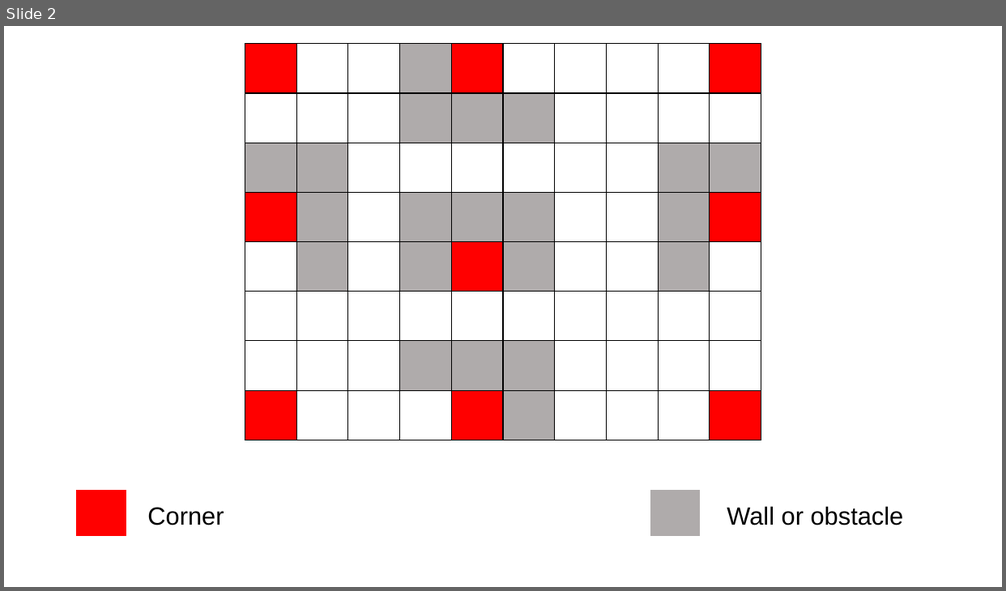
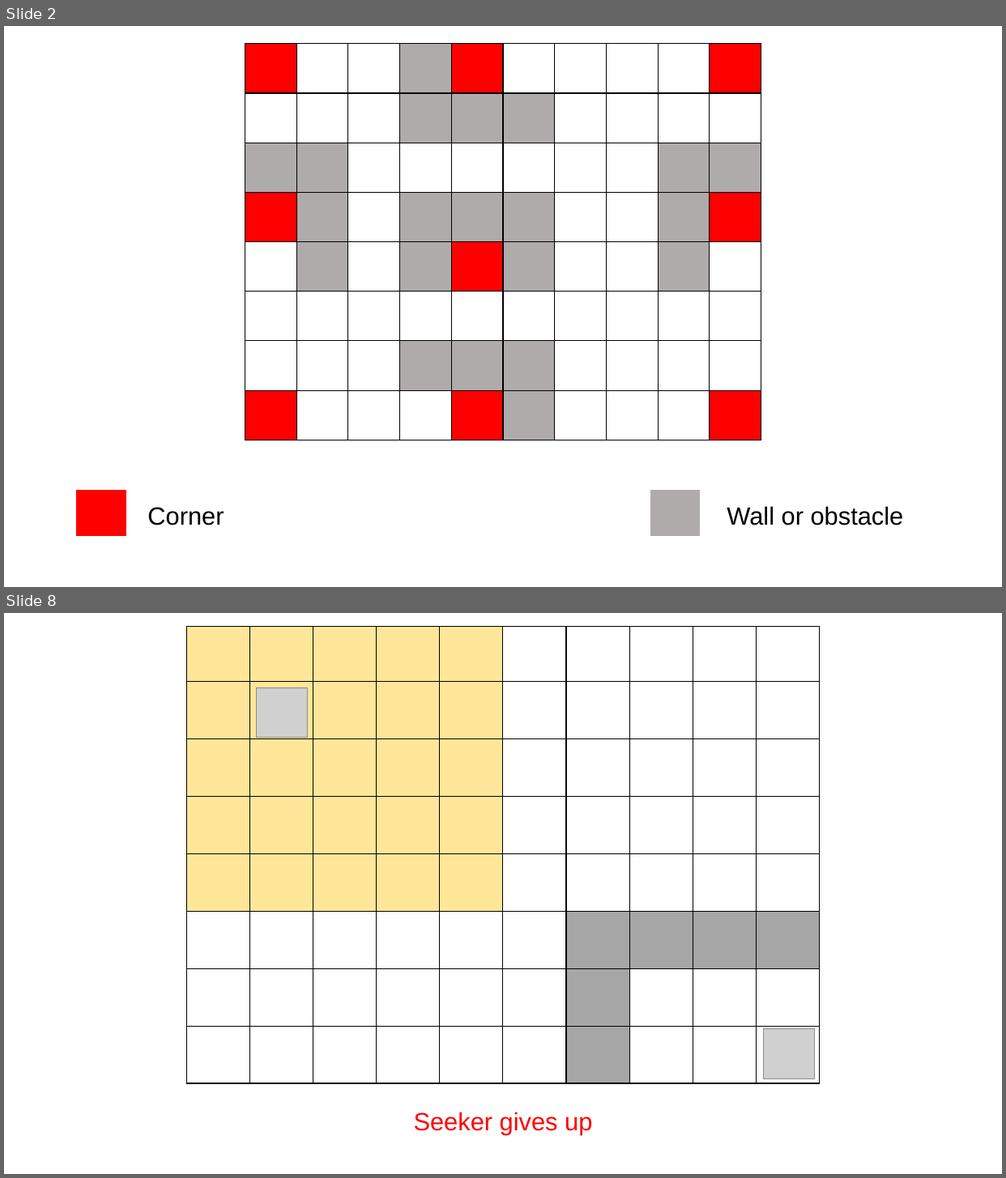
Before and after one commit to Namronaldo08102004/Project01-Hide-and-Seek, a slide deck: Demonstration.pptx. Shown one above the other, each under a label of ours: slide 2 before the commit, slides 2 and 8 after it; the slides between them are not shown. The pictures are 1006x591 and 1006x1178 pixels, drawn with LibreOffice and Linux fonts; fonts in the diff are those of the drawing; grey boxes stand for pictures. Boxes give left, top, right and bottom in pixels: in the first picture for what was removed or moved away, otherwise in the second. Text is boxed around its words. In the diff, an @@ line names an element or a change of style, - is before the commit and + after.

```diff
--- a/Demonstration.pptx
+++ b/Demonstration.pptx
@@ slide 8 added at (x1=4, y1=613, x2=1002, y2=1174), background #FFFFFF @@
@@ table added at (x1=187, y1=627, x2=823, y2=1084), 8 rows, 10 columns @@
+ |  |  |  |  |  |  |  |  | 
+ |  |  |  |  |  |  |  |  | 
+ |  |  |  |  |  |  |  |  | 
+ |  |  |  |  |  |  |  |  | 
+ |  |  |  |  |  |  |  |  | 
+ |  |  |  |  |  |  |  |  | 
+ |  |  |  |  |  |  |  |  | 
+ |  |  |  |  |  |  |  |  | 
@@ picture added at (x1=256, y1=688, x2=307, y2=738) @@
@@ picture added at (x1=763, y1=1029, x2=814, y2=1079) @@
@@ text added at (x1=414, y1=1112, x2=592, y2=1135), 24 pt, text #FF0000 @@
+Seeker gives up
```
Also in this commit, not shown: 5 other slides added, 2 slides removed, 6 other files.
